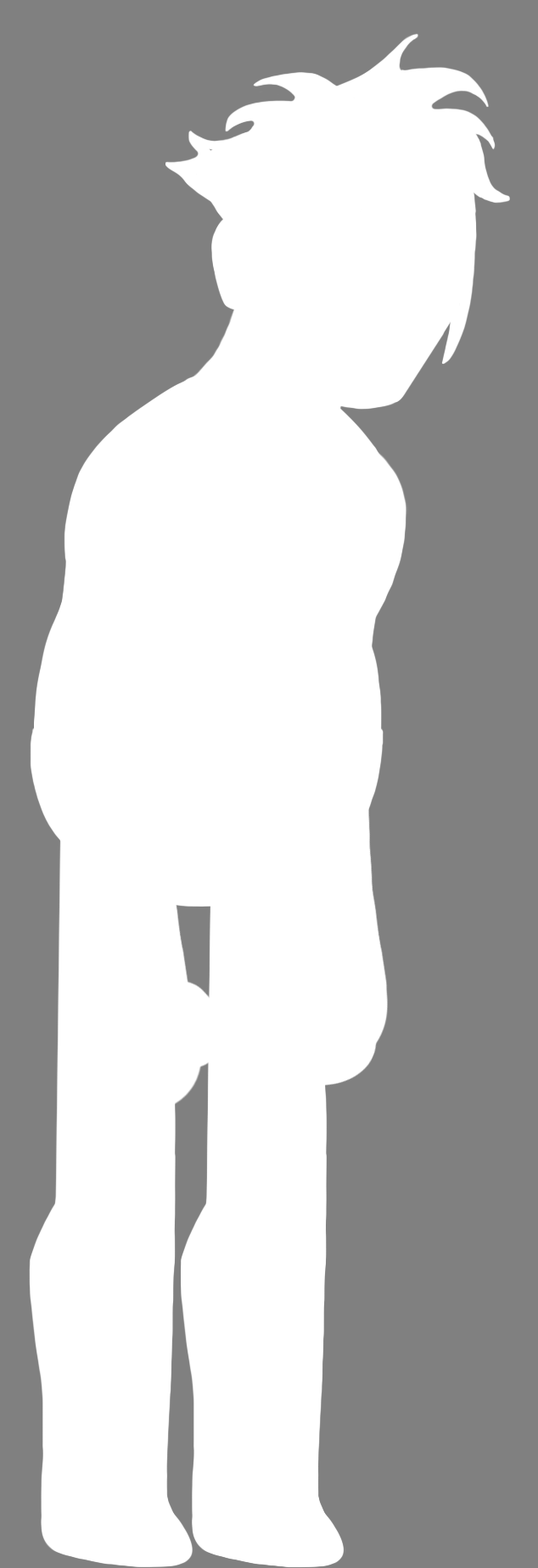
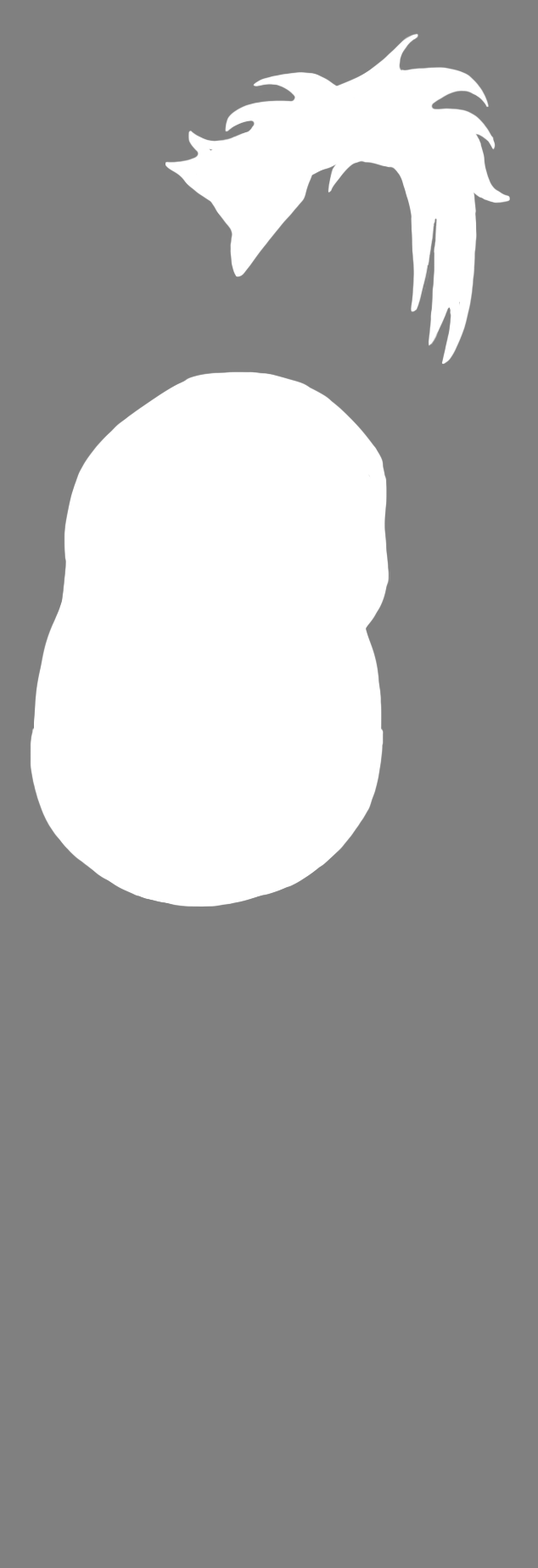
Comparing the layer stacks of the two 538 x 1568 images. Changes:
removed layer "Ear" over (x1=211, y1=218, x2=268, y2=311)
removed layer "Nose" over (x1=401, y1=234, x2=423, y2=325)
removed layer "Eyes" over (x1=337, y1=245, x2=436, y2=285)
removed layer "Hand Front" over (x1=58, y1=964, x2=204, y2=1116)
removed layer "Arm Front" over (x1=60, y1=840, x2=210, y2=1074)
removed layer "Thumb Front" over (x1=155, y1=980, x2=225, y2=1070)
removed layer "Head" over (x1=234, y1=160, x2=460, y2=410)
removed layer "Leg Front" over (x1=28, y1=839, x2=195, y2=1568)
removed layer "Neck" over (x1=191, y1=279, x2=358, y2=410)
removed layer "Leg Back" over (x1=180, y1=841, x2=346, y2=1568)
removed layer "Thumb Back" over (x1=293, y1=958, x2=365, y2=1057)
removed layer "Hand Back" over (x1=244, y1=1005, x2=379, y2=1088)
removed layer "Arm Back" over (x1=258, y1=451, x2=408, y2=1074)
